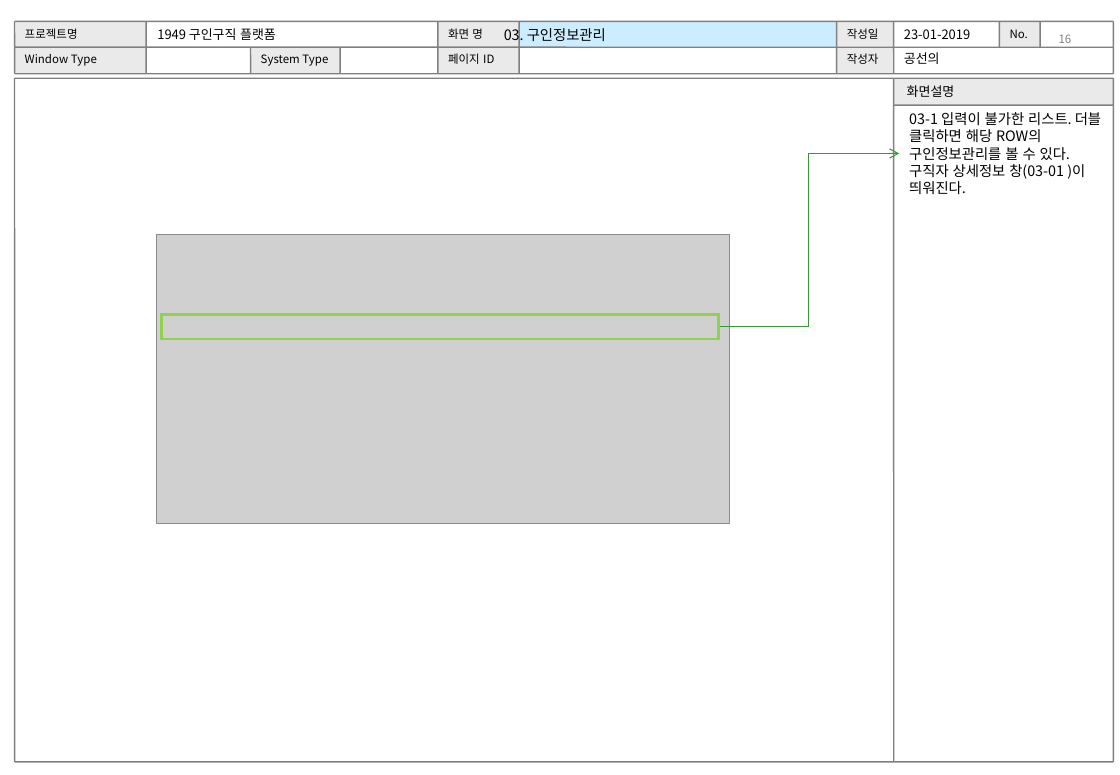
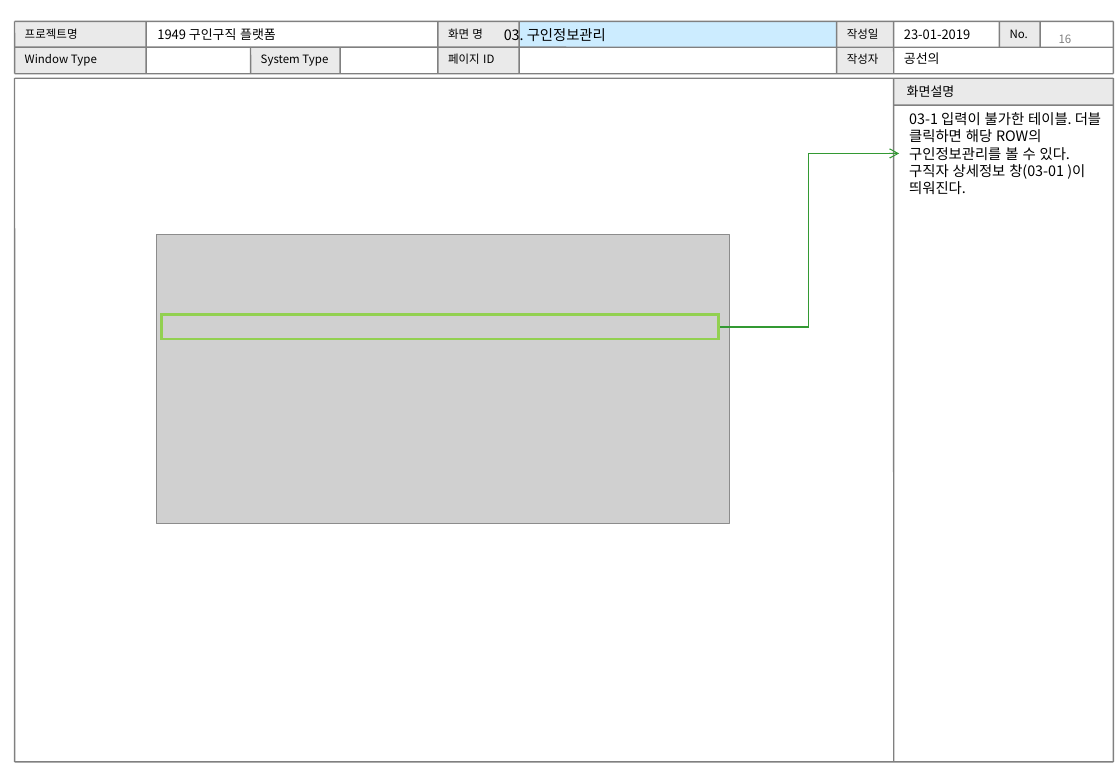
Before and after one commit to WABA82/1949, a slide deck: slide 16 of 02.설계/UI 설계서(초안)_.ppt. Drawn at 1120x775 pixels with LibreOffice and Linux fonts; fonts in the diff are those of the drawing; grey boxes stand for pictures. Boxes give left, top, right and bottom in pixels: in the first picture for what was removed or moved away, otherwise in the second. Text is boxed around its words. In the diff, an @@ line names an element or a change of style, - is before the commit and + after.

```diff
--- a/02.설계/UI 설계서(초안)_.ppt
+++ b/02.설계/UI 설계서(초안)_.ppt
@@ text at (x1=909, y1=112, x2=1101, y2=194): text changed @@
-03-1 입력이 불가한 리스트. 더블 클릭하면 해당 ROW의 구인정보관리를 볼 수 있다. 구직자 상세정보 창(03-01 )이 띄워진다.
+03-1 입력이 불가한 테이블. 더블 클릭하면 해당 ROW의 구인정보관리를 볼 수 있다. 구직자 상세정보 창(03-01 )이 띄워진다.
```
Also in this commit, not shown: 22 other slides changed.
